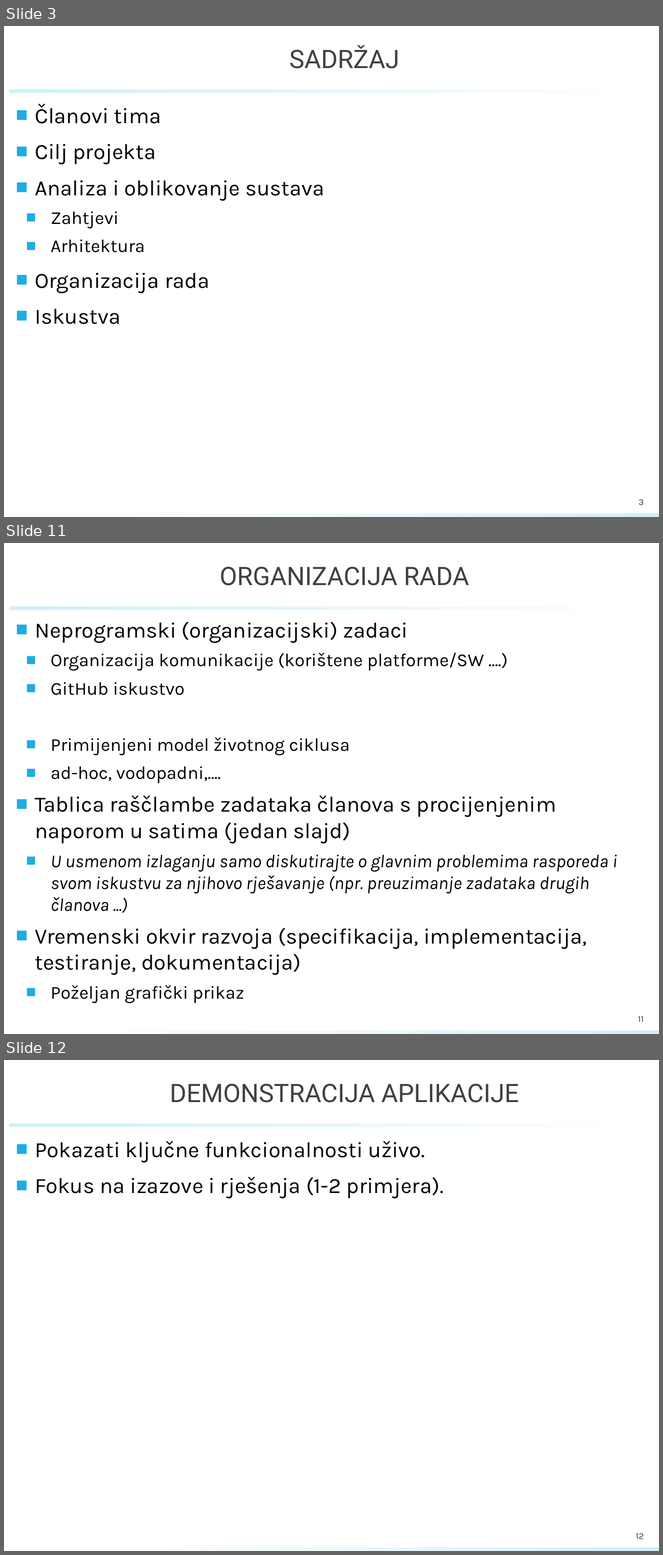
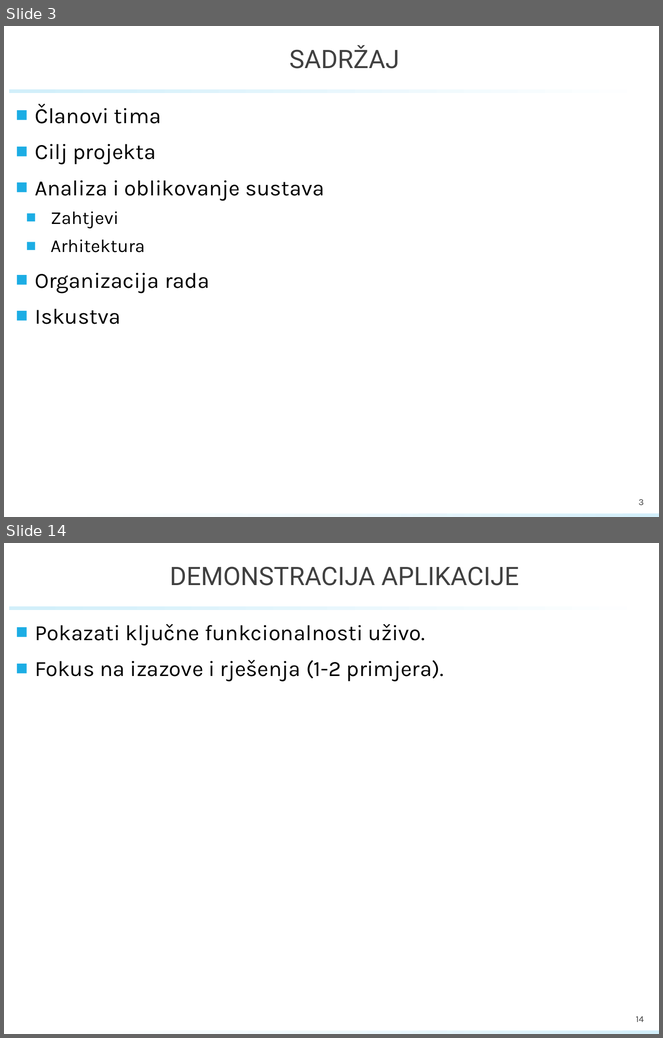
Before and after one commit to marioolcar/BADELPADEL, a slide deck: PROINZ_TG18.1_BadelPadel_PlayPadel.pptx. Shown one above the other, each under a label of ours: slides 3, 11 and 12 before the commit, slides 3 and 14 after it; the slides between them are not shown. The pictures are 663x1555 and 663x1038 pixels, drawn with LibreOffice and Linux fonts; fonts in the diff are those of the drawing; background and template pictures are left out. Boxes give left, top, right and bottom in pixels: in the first picture for what was removed or moved away, otherwise in the second. Text is boxed around its words. In the diff, an @@ line names an element or a change of style, - is before the commit and + after.

```diff
--- a/PROINZ_TG18.1_BadelPadel_PlayPadel.pptx
+++ b/PROINZ_TG18.1_BadelPadel_PlayPadel.pptx
@@ slide 11 removed at <box>4,543,659,1034</box>, background #FFFFFF; not listed: 2 template elements that a slide beside it also shows @@
@@ title removed at <box>220,566,469,586</box> @@
-ORGANIZACIJA RADA
@@ text removed at <box>35,622,617,1004</box> @@
-■ Neprogramski (organizacijski) zadaci
-  ■ Organizacija komunikacije (korištene platforme/SW ....)
-  ■ GitHub iskustvo
-  ■ Primijenjeni model životnog ciklusa
-  ■ ad-hoc, vodopadni,….
-■ Tablica raščlambe zadataka članova s procijenjenim naporom u satima (jedan slajd)
-  ■ U usmenom izlaganju samo diskutirajte o glavnim problemima rasporeda i svom iskustvu za njihovo rješavanje (npr. preuzimanje zadataka drugih članova ...)
-■ Vremenski okvir razvoja (specifikacija, implementacija, testiranje, dokumentacija)
-  ■ Poželjan grafički prikaz
@@ page number removed at <box>638,1017,644,1022</box> @@
-11
@@ what was slide 12 is now slide 14 @@
@@ page number at <box>636,1017,644,1022</box>: text changed @@
-12
+14
```
Also in this commit, not shown: 5 slides changed, 5 slides added, 2 other slides removed.
